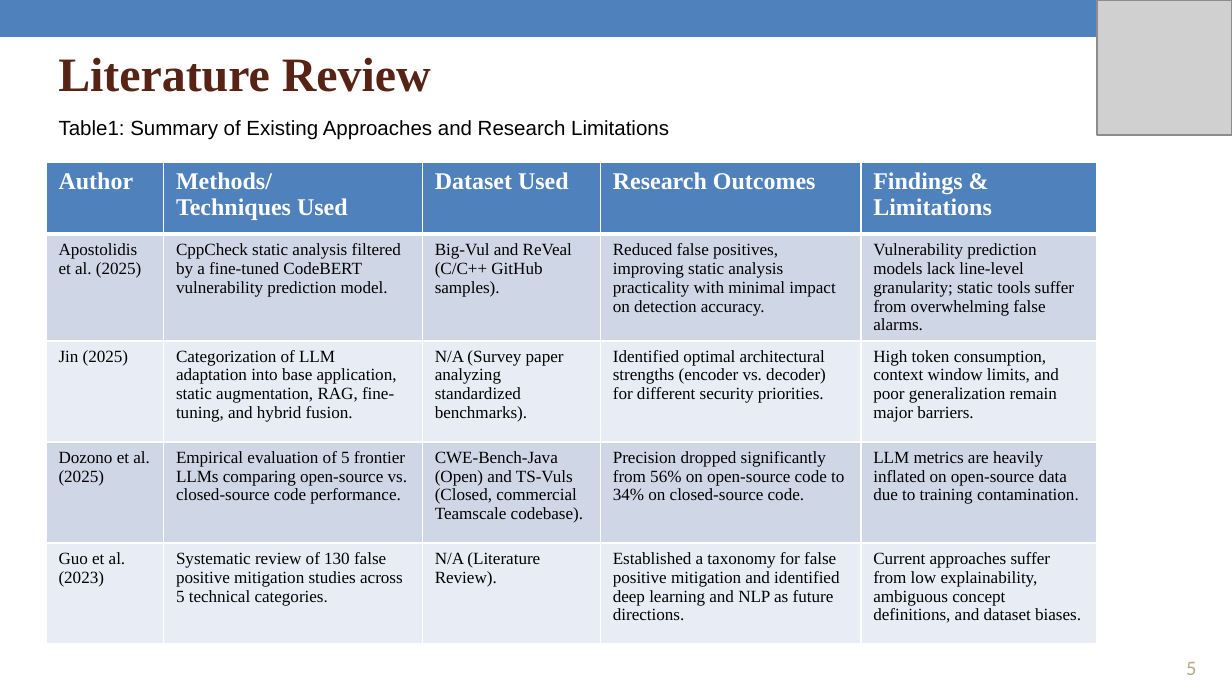
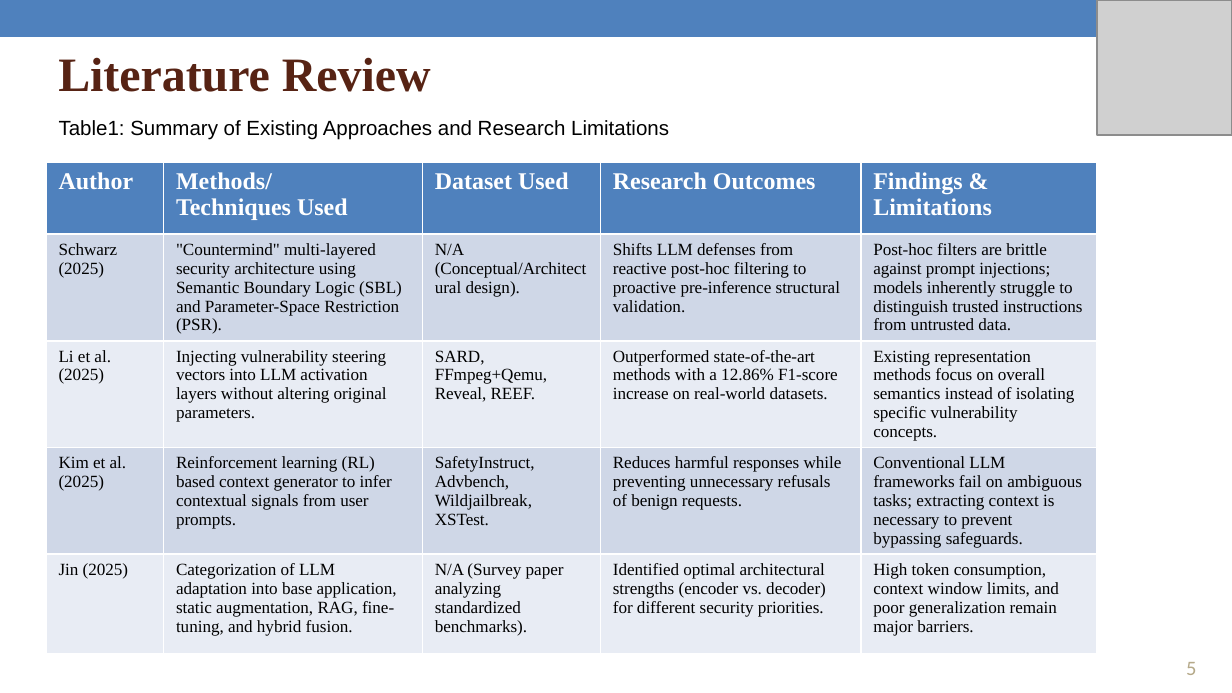
Before and after one commit to DinanathDash/CSE, a slide deck: slide 5 of SEM_8/FRP/FRP End Term.pptx. Drawn at 1232x693 pixels with LibreOffice and Linux fonts; fonts in the diff are those of the drawing; grey boxes stand for pictures. Boxes give left, top, right and bottom in pixels: in the first picture for what was removed or moved away, otherwise in the second. Text is boxed around its words. In the diff, an @@ line names an element or a change of style, - is before the commit and + after.

```diff
--- a/SEM_8/FRP/FRP End Term.pptx
+++ b/SEM_8/FRP/FRP End Term.pptx
@@ table at box(47, 161, 1096, 640) @@
-row 2: Apostolidis et al. (2025) | CppCheck static analysis filtered by a fine-tuned CodeBERT vulnerability prediction model. | Big-Vul and ReVeal (C/C++ GitHub samples). | Reduced false positives, improving static analysis practicality with minimal impact on detection accuracy. | Vulnerability prediction models lack line-level granularity; static tools suffer from overwhelming false alarms.
+row 2: Schwarz (2025) | "Countermind" multi-layered security architecture using Semantic Boundary Logic (SBL) and Parameter-Space Restriction (PSR). | N/A (Conceptual/Architectural design). | Shifts LLM defenses from reactive post-hoc filtering to proactive pre-inference structural validation. | Post-hoc filters are brittle against prompt injections; models inherently struggle to distinguish trusted instructions from untrusted data.
+row 3: Li et al. (2025) | Injecting vulnerability steering vectors into LLM activation layers without altering original parameters. | SARD, FFmpeg+Qemu, Reveal, REEF. | Outperformed state-of-the-art methods with a 12.86% F1-score increase on real-world datasets. | Existing representation methods focus on overall semantics instead of isolating specific vulnerability concepts.
+row 4: Kim et al. (2025) | Reinforcement learning (RL) based context generator to infer contextual signals from user prompts. | SafetyInstruct, Advbench, Wildjailbreak, XSTest. | Reduces harmful responses while preventing unnecessary refusals of benign requests. | Conventional LLM frameworks fail on ambiguous tasks; extracting context is necessary to prevent bypassing safeguards.
-row 4: Dozono et al. (2025) | Empirical evaluation of 5 frontier LLMs comparing open-source vs. closed-source code performance. | CWE-Bench-Java (Open) and TS-Vuls (Closed, commercial Teamscale codebase). | Precision dropped significantly from 56% on open-source code to 34% on closed-source code. | LLM metrics are heavily inflated on open-source data due to training contamination.
-row 5: Guo et al. (2023) | Systematic review of 130 false positive mitigation studies across 5 technical categories. | N/A (Literature Review). | Established a taxonomy for false positive mitigation and identified deep learning and NLP as future directions. | Current approaches suffer from low explainability, ambiguous concept definitions, and dataset biases.
@@ borders changed @@
```
Also in this commit, not shown: 2 other slides changed, 8 other files.
